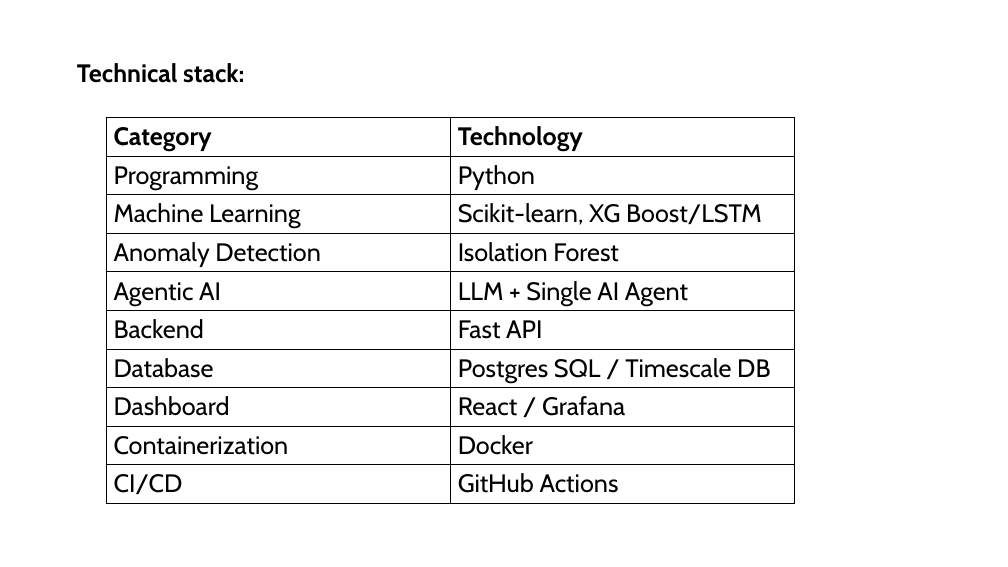
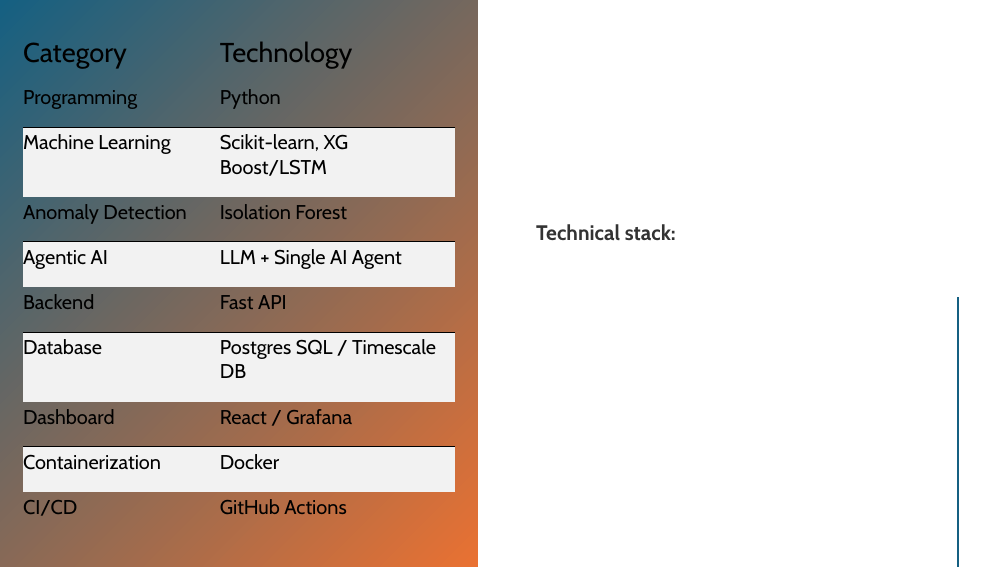
Before and after one commit to Sushma0208/T9936_VITV_Pokala-Sushma, a slide deck: slide 6 of T9936_VITV_Pokala Sushma.pptx. Drawn at 1008x567 pixels with LibreOffice and Linux fonts; fonts in the diff are those of the drawing. Boxes give left, top, right and bottom in pixels: in the first picture for what was removed or moved away, otherwise in the second. Text is boxed around its words. In the diff, an @@ line names an element or a change of style, - is before the commit and + after.

```diff
--- a/T9936_VITV_Pokala Sushma.pptx
+++ b/T9936_VITV_Pokala Sushma.pptx
@@ rectangle added at (0,0,478,567), fill gradient #156082 to #E97132 @@
@@ table at (23,30,455,538) @@
@@ fill none to #F2F2F2 in 8 cells @@
@@ size 24 to 26 pt, bold off in "Category", "Technology" @@
@@ size 24 to 19 pt @@
@@ borders changed @@
@@ table: place and size @@
-table at (106,118,794,504)
+table at (23,30,455,538)
@@ text "Technical stack:": place and size @@
-text "Technical stack:" at (77,63,244,83)
+text "Technical stack:" at (536,224,676,241)
@@ text "Technical stack:" at (536,224,676,241): size 24 to 20 pt, text colour #000000 to #000000 at 80% opacity @@
@@ line added from (958, 299) to (958, 566), #E97132 2 pt @@
```
Also in this commit, not shown: 6 other slides changed.
